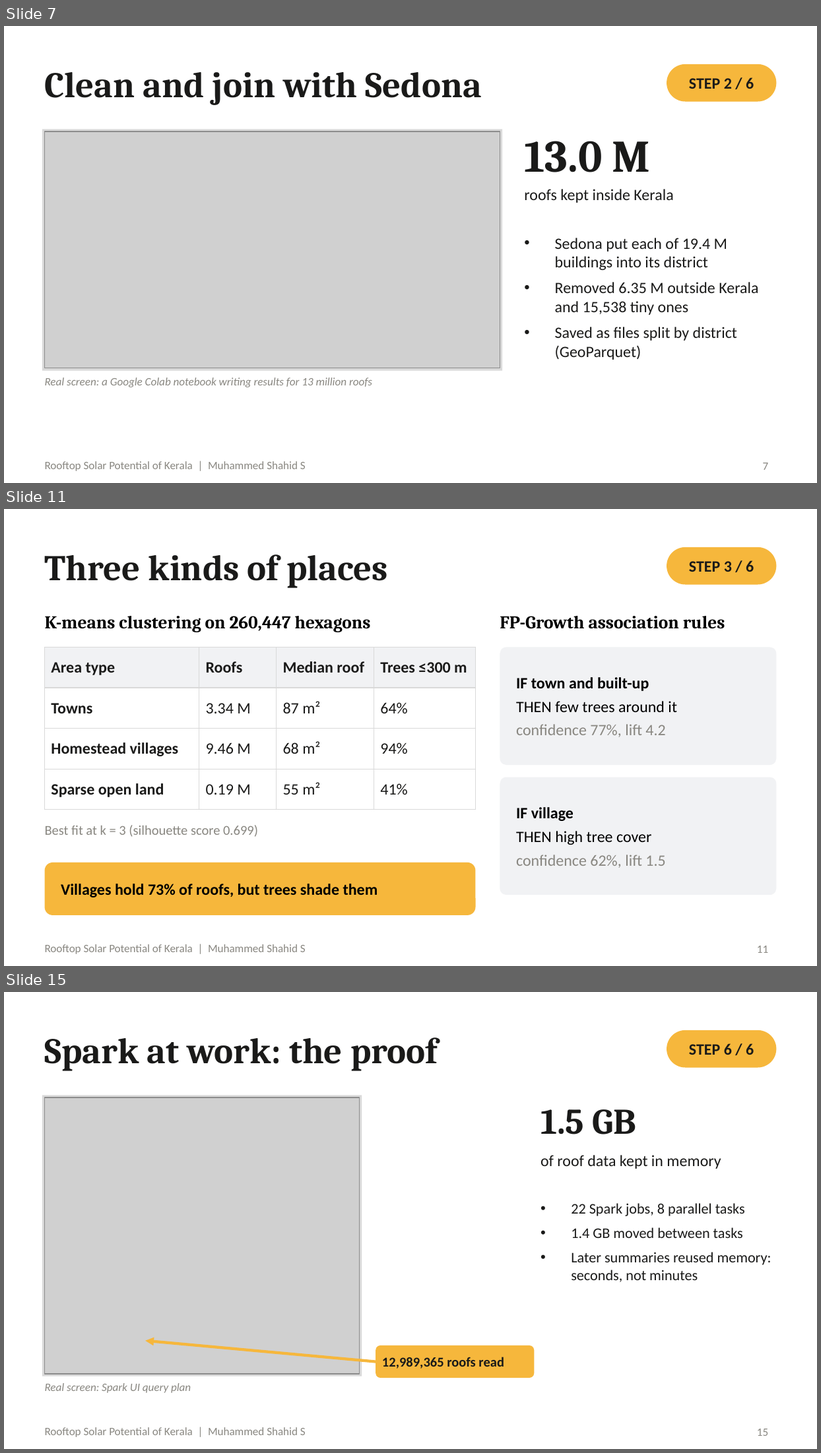
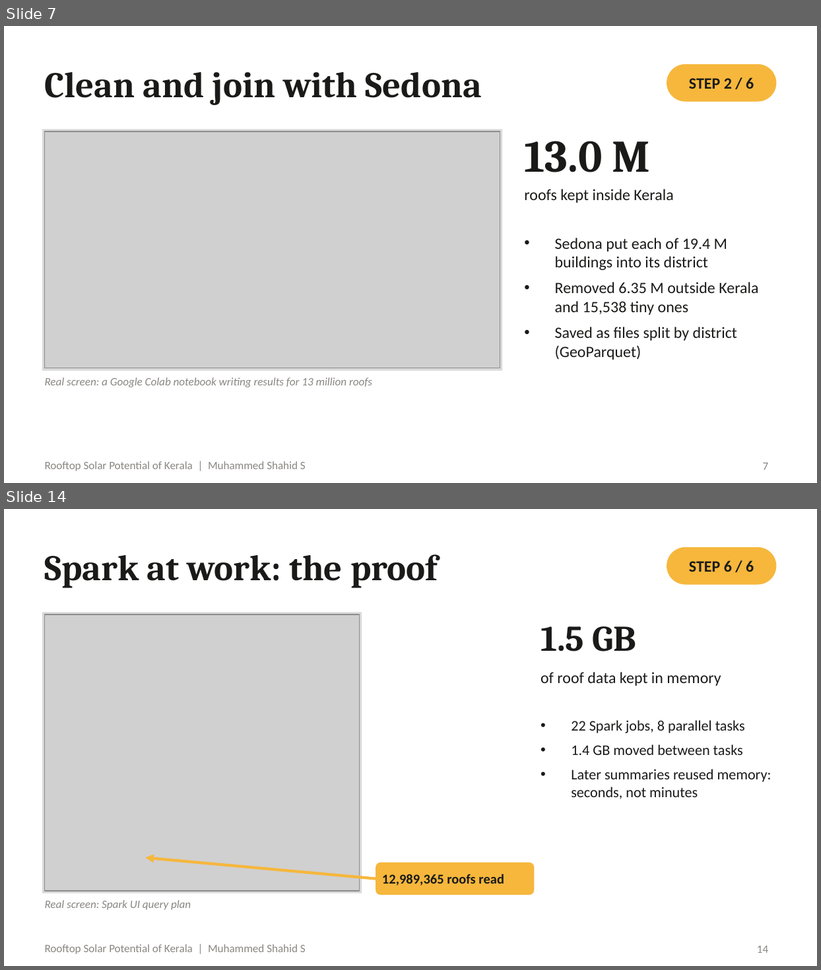
Before and after one commit to muhammedshahidsds25-collab/kerala-rooftop-solar, a slide deck: presentation/Rooftop_Solar_Kerala_Final.pptx. Shown one above the other, each under a label of ours: slides 7, 11 and 15 before the commit, slides 7 and 14 after it; the slides between them are not shown. The pictures are 821x1453 and 821x970 pixels, drawn with LibreOffice and Linux fonts; fonts in the diff are those of the drawing; grey boxes stand for pictures. Boxes give left, top, right and bottom in pixels: in the first picture for what was removed or moved away, otherwise in the second. Text is boxed around its words. In the diff, an @@ line names an element or a change of style, - is before the commit and + after.

```diff
--- a/presentation/Rooftop_Solar_Kerala_Final.pptx
+++ b/presentation/Rooftop_Solar_Kerala_Final.pptx
@@ slide 11 removed at (4,509,817,966), background #FFFFFF; not listed: 1 template element that a slide beside it also shows @@
@@ rounded rectangle removed at (667,547,776,585) @@
@@ title removed at (45,555,388,588) @@
-Three kinds of places
@@ text removed at (689,560,754,572) @@
-STEP 3 / 6
@@ text removed at (45,616,371,632) @@
-K-means clustering on 260,447 hexagons
@@ text removed at (500,616,725,629) @@
-FP-Growth association rules
@@ table removed at (45,647,476,800), 4 rows, 4 columns @@
-Area type | Roofs | Median roof | Trees ≤300 m
-Towns | 3.34 M | 87 m² | 64%
-Homestead villages | 9.46 M | 68 m² | 94%
-Sparse open land | 0.19 M | 55 m² | 41%
@@ rounded rectangle removed at (500,647,776,765) @@
@@ text removed at (516,677,677,737) @@
-IF town and built-up
-THEN few trees around it
-confidence 77%, lift 4.2
@@ rounded rectangle removed at (500,778,776,895) @@
@@ text removed at (45,825,258,837) @@
-Best fit at k = 3 (silhouette score 0.699)
@@ text removed at (516,807,665,868) @@
-IF village
-THEN high tree cover
-confidence 62%, lift 1.5
@@ rounded rectangle removed at (45,863,476,916) @@
@@ text removed at (61,884,378,898) @@
-Villages hold 73% of roofs, but trees shade them
@@ page number removed at (757,946,768,953) @@
-11
@@ what was slide 15 is now slide 14 @@
@@ page number at (757,946,768,953): text changed @@
-15
+14
```
Also in this commit, not shown: 10 slides changed, 2 slides added, 3 other slides removed, 23 other files.
